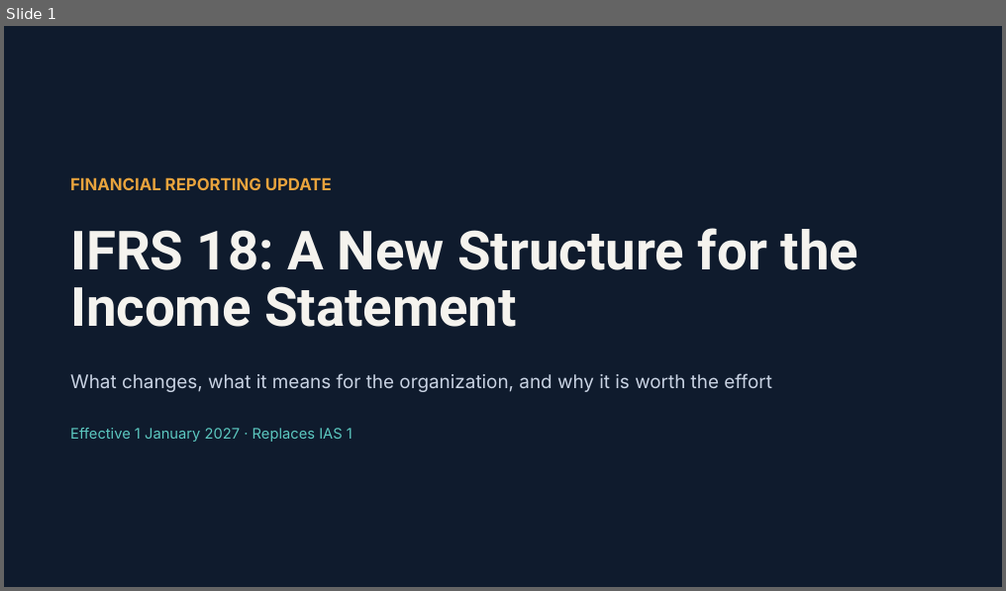
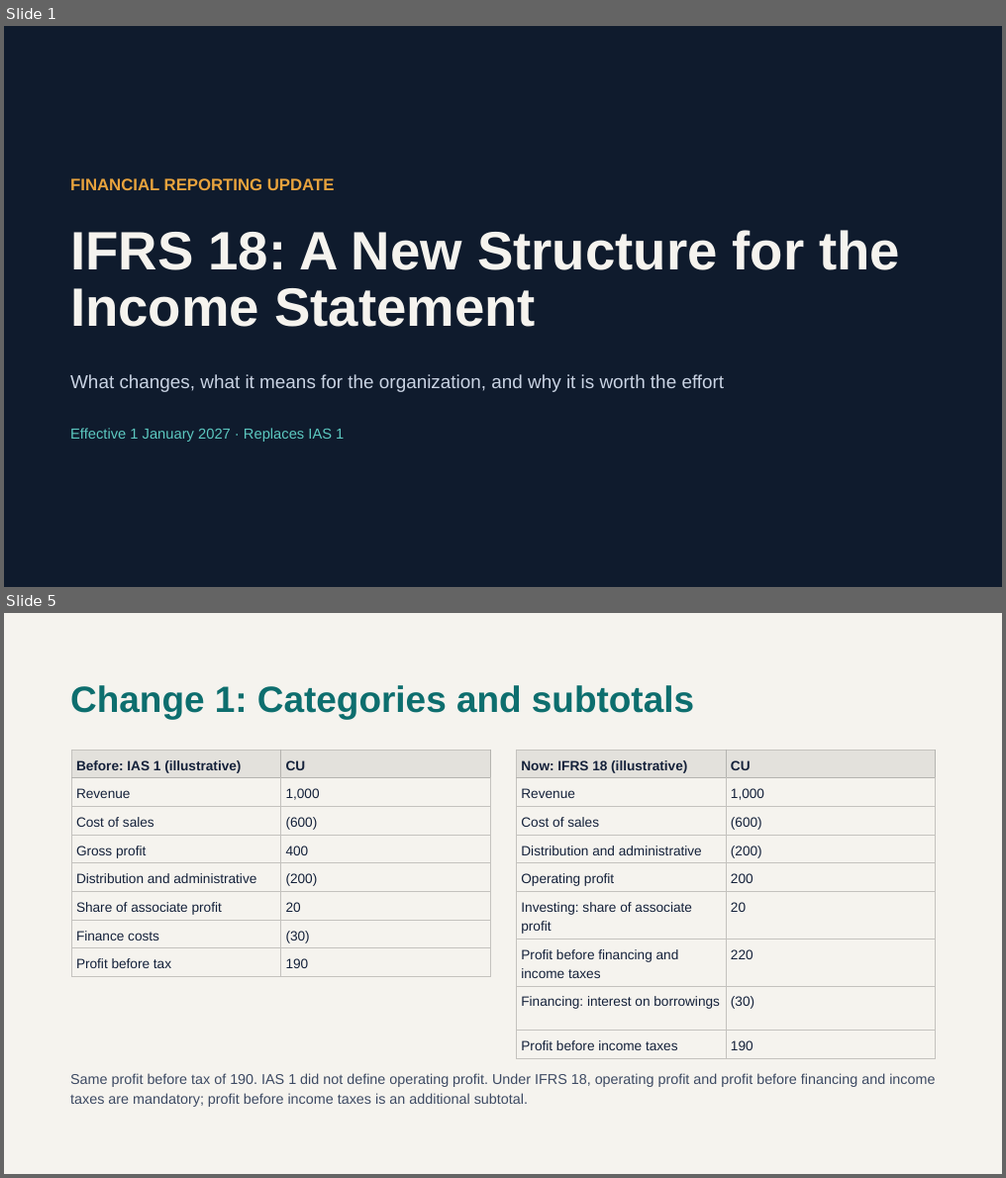
Before and after one commit to arbazm226/arbaz-portfolio, a slide deck: public/Documents/IFRS-18-Changes-Impact-and-Benefits.pptx. Shown one above the other, each under a label of ours: slide 1 before the commit, slides 1 and 5 after it; the slides between them are not shown. The pictures are 1006x591 and 1006x1178 pixels, drawn with LibreOffice and Linux fonts; fonts in the diff are those of the drawing. Boxes give left, top, right and bottom in pixels: in the first picture for what was removed or moved away, otherwise in the second. Text is boxed around its words. In the diff, an @@ line names an element or a change of style, - is before the commit and + after.

Commit message:
Update IFRS 18 presentation

```diff
--- a/public/Documents/IFRS-18-Changes-Impact-and-Benefits.pptx
+++ b/public/Documents/IFRS-18-Changes-Impact-and-Benefits.pptx
@@ slide 5 added at [4,613,1002,1174], background #F5F3EE @@
@@ title added at [70,685,694,719], 35.2 pt, text #0D6E6E, bold @@
+Change 1: Categories and subtotals
@@ table added at [71,750,491,972], 8 rows, 2 columns @@
+Before: IAS 1 (illustrative) | CU
+Revenue | 1,000
+Cost of sales | (600)
+Gross profit | 400
+Distribution and administrative | (200)
+Share of associate profit | 20
+Finance costs | (30)
+Profit before tax | 190
@@ table added at [517,750,936,1055], 9 rows, 2 columns @@
+Now: IFRS 18 (illustrative) | CU
+Revenue | 1,000
+Cost of sales | (600)
+Distribution and administrative | (200)
+Operating profit | 200
+Investing: share of associate profit | 20
+Profit before financing and income taxes | 220
+Financing: interest on borrowings | (30)
+Profit before income taxes | 190
@@ text added at [70,1073,935,1107], 13.7 pt, text #3D4A63 @@
+Same profit before tax of 190. IAS 1 did not define operating profit. Under IFRS 18, operating profit and profit before financing and income taxes are mandatory; profit before income taxes is an additional subtotal.
@@ slide 1 changed as well @@
@@ title "IFRS 18: A New Structure ..." at [70,230,900,327]: font Roboto to Arial @@
@@ font Inter to Arial in 3 elements at [70,178,335,190], [70,374,725,392], [70,428,344,442] @@
```
Also in this commit, not shown: 3 other slides changed, 8 other slides added, 2 slides removed.
